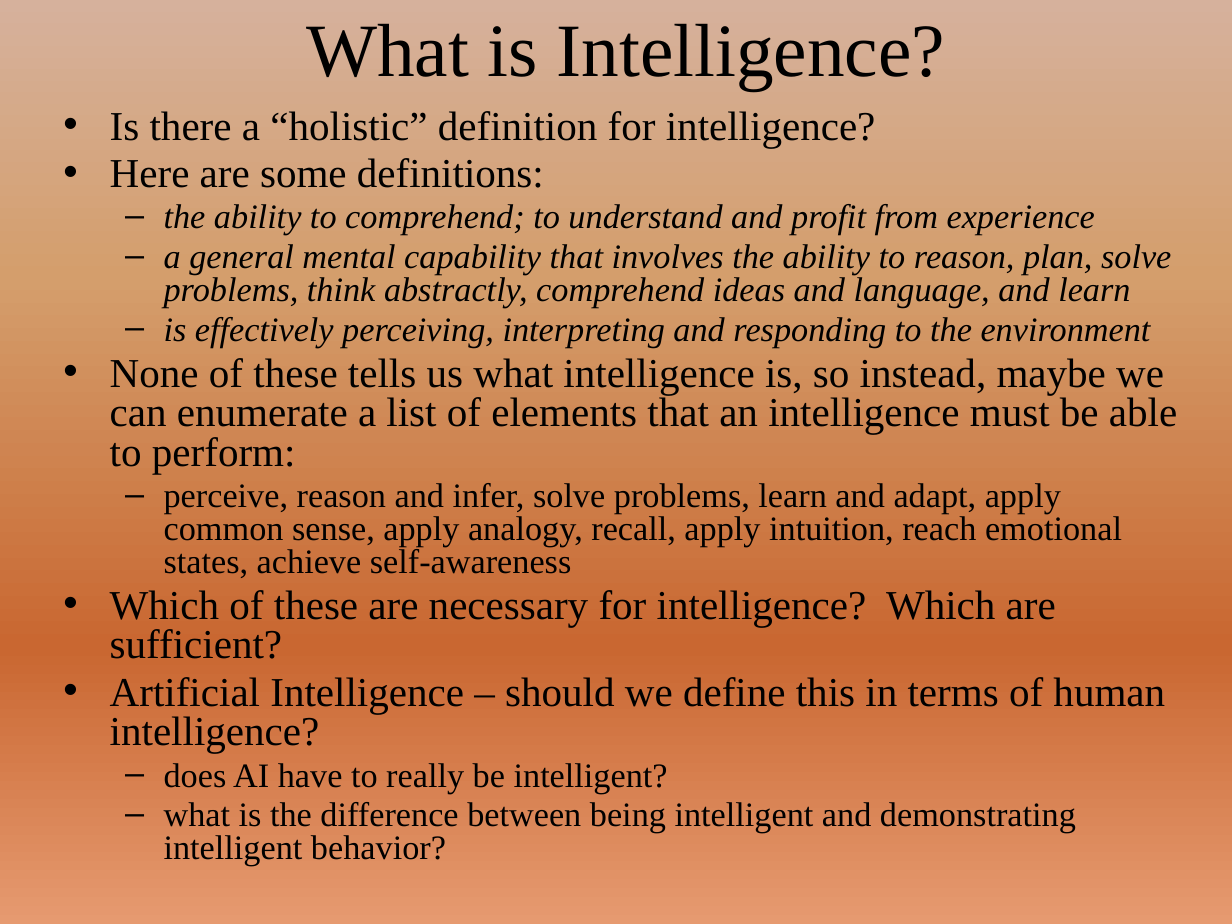
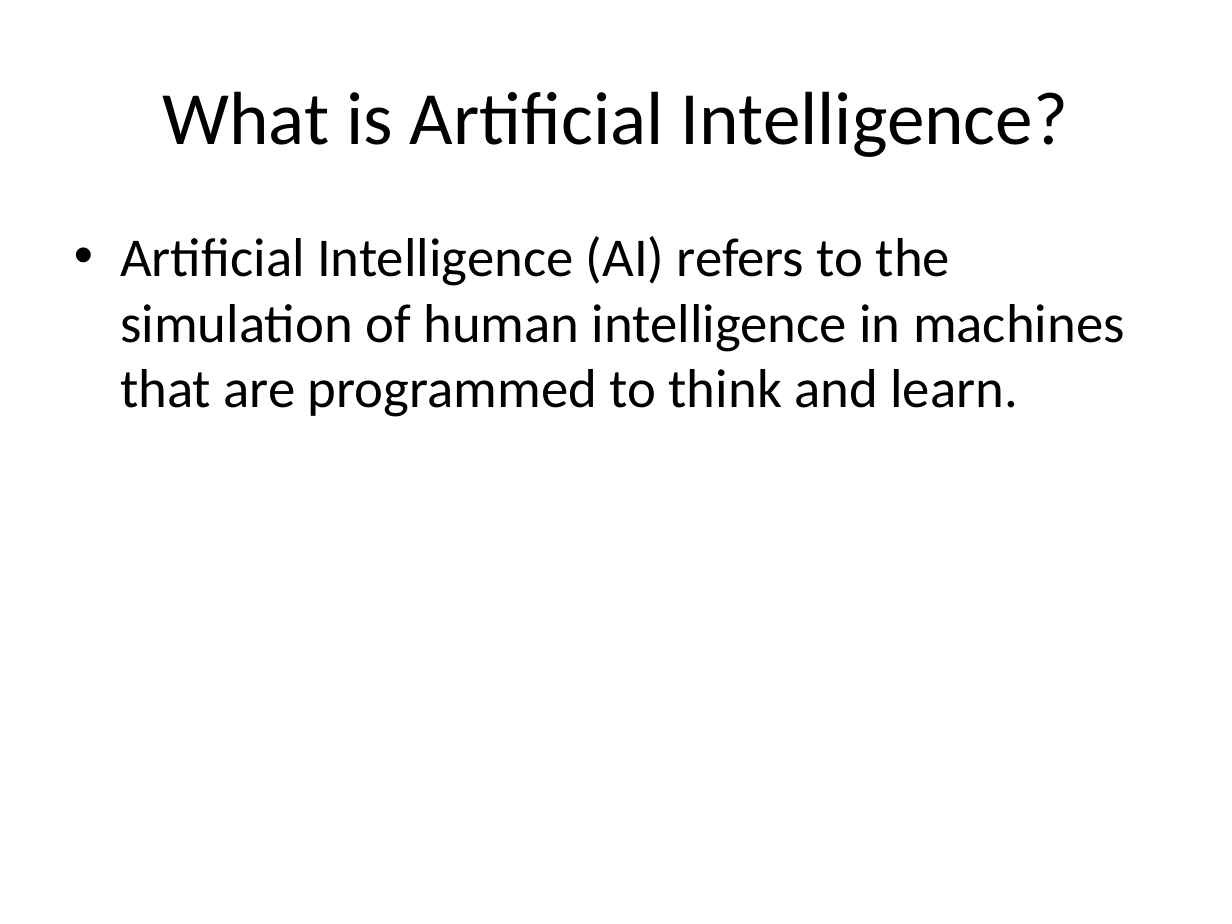
Before and after one commit to Nivya1109/SmartQuiz, a slide deck: slide 2 of samples/intro.pptx (slide 3 before the commit). Drawn at 1232x924 pixels with LibreOffice and Linux fonts; fonts in the diff are those of the drawing. Boxes give left, top, right and bottom in pixels: in the first picture for what was removed or moved away, otherwise in the second. Text is boxed around its words. In the diff, an @@ line names an element or a change of style, - is before the commit and + after.

```diff
--- a/samples/intro.pptx
+++ b/samples/intro.pptx
@@ background gradient #D6B19C to #D49E6C to #C96731 to #E69A70 to #FFFFFF @@
@@ text removed at (110,111,1177,866) @@
-• Is there a “holistic” definition for intelligence?
-• Here are some definitions:
-  – the ability to comprehend; to understand and profit from experience
-  – a general mental capability that involves the ability to reason, plan, solve problems, think abstractly, comprehend ideas and language, and learn
-  – is effectively perceiving, interpreting and responding to the environment
-• None of these tells us what intelligence is, so instead, maybe we can enumerate a list of elements that an intelligence must be able to perform:
-  – perceive, reason and infer, solve problems, learn and adapt, apply common sense, apply analogy, recall, apply intuition, reach emotional states, achieve self-awareness
-• Which of these are necessary for intelligence? Which are sufficient?
-• Artificial Intelligence – should we define this in terms of human intelligence?
-  – does AI have to really be intelligent?
-  – what is the difference between being intelligent and demonstrating intelligent behavior?
@@ title at (162,91,1068,157): text changed; font Times New Roman to Calibri @@
-What is Intelligence?
+What is Artificial Intelligence?
@@ text added at (120,236,1125,417), 32 pt, text #000000 @@
+• Artificial Intelligence (AI) refers to the simulation of human intelligence in machines that are programmed to think and learn.
```
Also in this commit, not shown: 1 other slide changed, 12 slides added, 33 slides removed, 8 other files.
